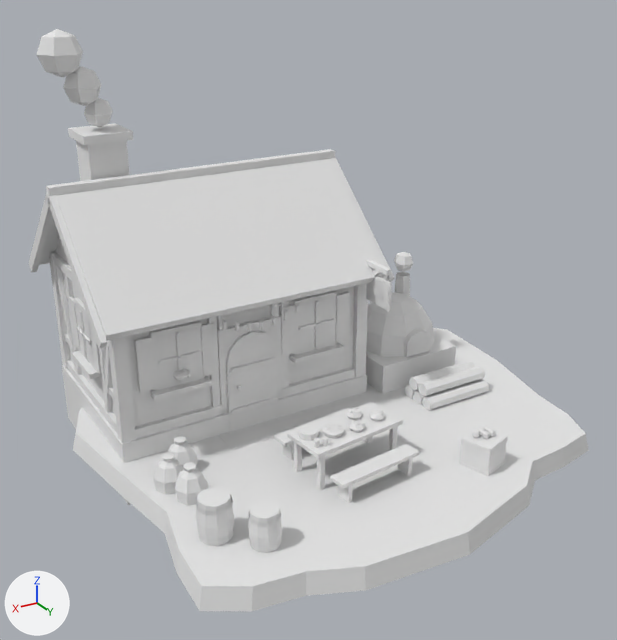
Before and after pictures for a commit that changed the FBX model Assets/Village/Models/Village_House_Cooking.fbx.
Both versions are drawn from a 50 mm lens placed at (8.23, 13.27, 8.83), pointed at (0.38, 0.19, 2.29). Arrows for +X, +Y and +Z are at lower left; the lights stay in place. The picture after the commit comes second. Where no turn or scale is listed for an object, it has been applied to the vertices.

The first picture shows 'Village_House_Cooking'.
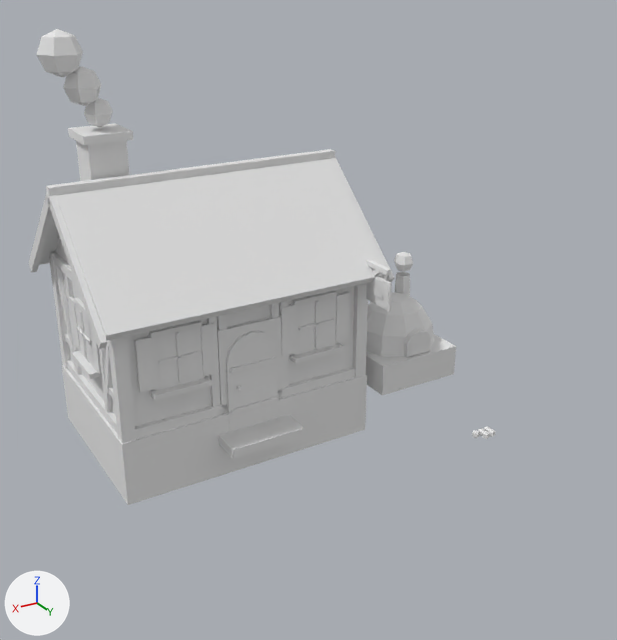
What differs and where, as boxes (x1, y1, x2, y2) in the pictures (617 x 640 px):
```json
{"object": "Village_House_Cooking", "change": "reshaped", "before": [29, 29, 589, 612], "after": [29, 29, 496, 505], "on screen": "17% narrower, 18% shorter"}
{"part": 1, "of": "me_village_house_cooking", "change": "deleted", "before": [73, 300, 589, 612]}
```

Edits to the scene script, one JSON object a line:
```json
{"block": "me_village_house_cooking", "where": "# used by ob_village_house_cooking; location = (0.0, 0.0, 0.0)"}
{"op": "remove", "block": "me_village_house_cooking", "code": "me_village_house_cooking.from_pydata(...)  # 1974 vertices, 1651 faces; spans x -5.11..4.68, y -4.72..4.76, z -0.9..7.58"}
{"op": "add", "block": "me_village_house_cooking", "code": "me_village_house_cooking.from_pydata(...)  # 1039 vertices, 821 faces; spans x -3.6..4.47, y -4.58..3.29, z -0.9..7.58"}
{"block": "me_village_house_cooking", "change": "me_village_house_cooking part 1: 62 loose pieces with 935 vertices, spanning x -5.11..4.68, y -4.72..4.76, z -0.35..2.63, are deleted"}
```
